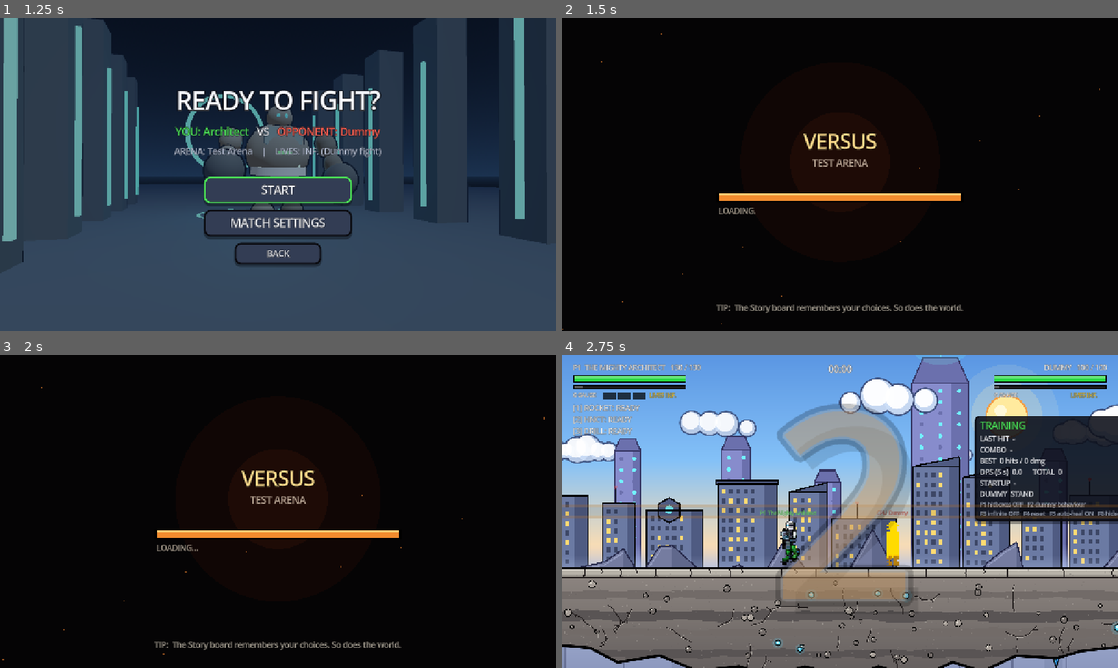
Above: before the commit, frames 1-4 (two rows, left to right).
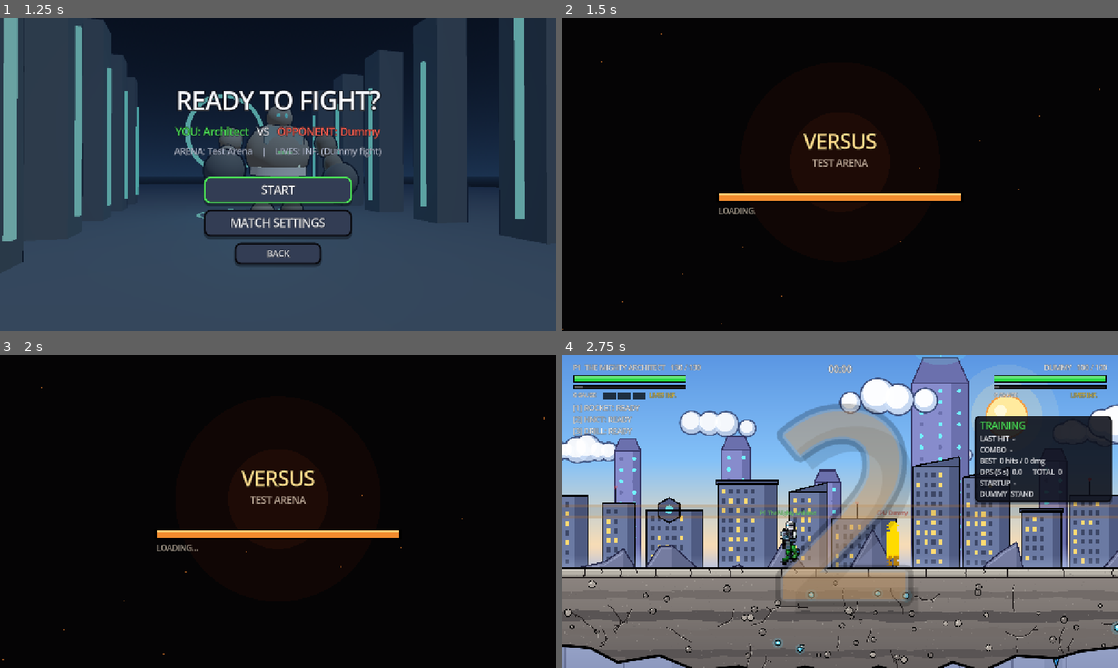
Above: after the commit, the same moments.

Repository: mahitoitadori2-dotcom/fighting-game
Game: Godot game, scene res://scenes/MainMenu.tscn
Two runs of this game, one before a commit and one after it. Both use one fixed random seed, a clock stepped at 60 frames per second and the inputs below.
Inputs:
- Up to frame 1 (1.25 s): click "PLAY" at 0.5 s
- Up to frame 2 (1.5 s): click "START" at 1.25 s
- Up to frame 3 (2 s): no input
- Up to frame 4 (2.75 s): click "START" at 2 s

Frame 1 is identical in both runs. In frame 2, 0.5% of the frame differs, in the area x 27-73%, y 91-95%; in frame 3, 0.5%; in frame 4, 1.9%, in the area x 74-100%, y 19-54%.

Commit message:
Pure game: removed in-game notes (move names + damage on character cards, how-to hints, loading-screen tips, tooltips, menu descriptions, 'ENEMY TEST' -> 'BOSSES'); auto-pause no longer errors when focus is lost during scene setup; phone test sound check; vault update

Diff:
--- a/scripts/GraphicsSettings.gd
+++ b/scripts/GraphicsSettings.gd
@@ -113,8 +113,15 @@
 	if what == NOTIFICATION_APPLICATION_FOCUS_OUT or what == NOTIFICATION_APPLICATION_PAUSED or what == NOTIFICATION_WM_WINDOW_FOCUS_OUT:
 		if TextEntry.just_asked():
 			return                                            # (Only the phone's text box took the focus)
-		if is_inside_tree() and not PauseMenu.is_open and not StoryManager.autoplay and PauseMenu.in_fight(get_tree()):
-			PauseMenu.toggle(get_tree())
+		# DEFERRED (2026-11-22): the focus can go away while a scene is being built ("Parent node is busy
+		# setting up children, add_child() failed") - open the menu at the end of the frame instead.
+		_auto_pause.call_deferred()
+
+
+func _auto_pause() -> void:
+	if is_inside_tree() and not PauseMenu.is_open and not StoryManager.autoplay and PauseMenu.in_fight(get_tree()) \
+			and get_tree().root.get_node_or_null("PauseMenu") == null:
+		PauseMenu.toggle(get_tree())
 
 
 static func load_settings() -> void:
--- a/scripts/codes/CodePanel.gd
+++ b/scripts/codes/CodePanel.gd
@@ -43,7 +43,7 @@
 	_title = UiStyle.label("SECRET CODE", 34, Color(1.0, 0.86, 0.4), 8)
 	col.add_child(_title)
 	_edit = LineEdit.new()
-	_edit.placeholder_text = "type a code..."
+	_edit.placeholder_text = ""
 	_edit.custom_minimum_size = Vector2(480, 60)
 	_edit.add_theme_font_size_override("font_size", 28)
 	_edit.alignment = HORIZONTAL_ALIGNMENT_CENTER
--- a/scripts/codes/RedConsole.gd
+++ b/scripts/codes/RedConsole.gd
@@ -134,7 +134,6 @@
 	TextEntry.hook(_edit, "XANXXE://>", _submit)                    # Web phones: the browser's own input
 	row.add_child(_edit)
 	say("XANXXE 1NT3GR1T13S :: RED CONSOLE")
-	say("type 'help' for the commands.  F12 / Esc = close")
 	_edit.grab_focus.call_deferred()
 	SoundManager.play_sfx("ui_confirm", -6.0)
 
@@ -195,7 +194,7 @@
 		cmd = whole
 		args = PackedStringArray()
 	if not COMMANDS.has(cmd):
-		say("  unknown command '%s'. type 'help'." % cmd)
+		say("  unknown command '%s'." % cmd)
 		SoundManager.play_sfx("ui_back", -6.0)
 		return
 	call(String(COMMANDS[cmd][0]), args)
--- a/scripts/debug/WebSoak.gd
+++ b/scripts/debug/WebSoak.gd
@@ -231,7 +231,9 @@
 			return
 		_ctl_target("CONSOLEFIELD", rc._edit)
 		await _wait_for(func() -> bool: return is_instance_valid(rc) and rc._log.get_parsed_text().contains("> " + cmd), 20.0)
-		await _w(0.5)
+		await _w(0.15)
+		print("MOBILE %s sounds playing: %s" % [cmd, ", ".join(_playing_sounds())])
+		await _w(0.35)
 		match cmd:
 			"#s001":
 				print("MOBILE #s001 black ghost=%s" % (me is ControlledFighter and (me as ControlledFighter).console_onslaught))
@@ -251,6 +253,16 @@
 			print("MOBILE rotor picture up=true")
 			print("MOBILE shot rotor")
 			await _w(3.0)
+
+
+## Names of the sound files playing right now (SoundManager's players), e.g. "console_gunshot".
+func _playing_sounds() -> PackedStringArray:
+	var out: PackedStringArray = []
+	for n in SoundManager.find_children("*", "AudioStreamPlayer", true, false):
+		var ap := n as AudioStreamPlayer
+		if ap.playing and ap.stream != null and ap.stream.resource_path != "":
+			out.append(ap.stream.resource_path.get_file().get_basename())
+	return out
 
 
 ## Rotor Mode on a phone: P1 is Rotor, the touch ATTACK button = Bite.
--- a/scripts/madness/MadnessBoard.gd
+++ b/scripts/madness/MadnessBoard.gd
@@ -37,7 +37,6 @@
 	add_child(col)
 	col.add_child(StoryModeSwitch.make(get_tree(), "madness"))
 	col.add_child(UiStyle.label("M A D N E S S", 46, Madness.RED_HI, 12))
-	col.add_child(UiStyle.label("Black and red. No names - only health. Every 10th level is harder.", 16, Color(0.85, 0.6, 0.55), 5))
 	# Hero picker
 	var hero_row := HBoxContainer.new()
 	hero_row.alignment = BoxContainer.ALIGNMENT_CENTER
--- a/scripts/replay/ReplayPlayer.gd
+++ b/scripts/replay/ReplayPlayer.gd
@@ -73,7 +73,7 @@
 			frame += 1
 	_bar.max_value = maxi(total(), 1)
 	_bar.value = frame
-	_lbl.text = "%s / %s   %s  x%s     [Space] pause  [1-3] speed  [<- ->] 5 s  [R] restart  [Esc] back" % [
+	_lbl.text = "%s / %s   %s  x%s" % [
 		StoryManager.time_text(frame / Replay.HZ), StoryManager.time_text(total() / Replay.HZ),
 		"PAUSED" if paused else ("END" if frame >= total() else "PLAYING"), str(speed)]
 
--- a/scripts/story/ExtensionMenu.gd
+++ b/scripts/story/ExtensionMenu.gd
@@ -38,8 +38,6 @@
 	col.add_theme_constant_override("separation", 10)
 	center.add_child(col)
 	col.add_child(UiStyle.label("BOSS EXTENSIONS", 40, Color(1.0, 0.75, 0.35), 10))
-	var sub := UiStyle.label("Beat a boss to open its extension: 2 enemy levels + 1 final boss.  Solo - pick your hero below.", 16, UiStyle.TEXT_DIM, 4)
-	col.add_child(sub)
 
 	for k in keys:
 		var e: Dictionary = StoryLevels.EXTENSIONS[k]
--- a/scripts/story/SkinCatalogue.gd
+++ b/scripts/story/SkinCatalogue.gd
@@ -34,7 +34,6 @@
 	col.add_theme_constant_override("separation", 14)
 	add_child(col)
 	col.add_child(UiStyle.label("STORY SKINS", 34, Color(1.0, 0.86, 0.5), 8))
-	col.add_child(UiStyle.label("What the Warrior and the Architect wear in Story Mode", 17, UiStyle.TEXT, 4))
 	var row := HBoxContainer.new()
 	row.size_flags_vertical = Control.SIZE_EXPAND_FILL
 	row.alignment = BoxContainer.ALIGNMENT_CENTER
--- a/scripts/story/StoryBoard.gd
+++ b/scripts/story/StoryBoard.gd
@@ -264,7 +264,6 @@
 	row.add_child(_ext_btn)
 	# Story DIFFICULTY (EASY / NORMAL / HARD): enemy HP + damage, cave speed. Saved.
 	_diff_btn = UiStyle.make_button("DIFFICULTY: NORMAL", Vector2(230, 56), 15)
-	_diff_btn.tooltip_text = "Difficulty: EASY = enemies 70% HP / 65% damage, HARD = 130% HP / 125% damage"
 	_diff_btn.pressed.connect(func() -> void:
 		StoryProgress.set_difficulty((StoryDifficulty.level() + 1) % 3)
 		SoundManager.play_sfx("count_tick")
--- a/scripts/story/StoryCutscene.gd
+++ b/scripts/story/StoryCutscene.gd
@@ -67,7 +67,7 @@
 	add_child(_painter)
 	_painter.draw.connect(_paint)
 	_hint = Label.new()                             # Tells you cutscenes can be skipped
-	_hint.text = "Press any button to skip"
+	_hint.text = ""
 	_hint.add_theme_font_size_override("font_size", 16)
 	_hint.add_theme_color_override("font_color", Color(1, 1, 1, 0.7))
 	_hint.add_theme_color_override("font_outline_color", Color(0, 0, 0))
--- a/scripts/story/dialogue/DialogueBox.gd
+++ b/scripts/story/dialogue/DialogueBox.gd
@@ -303,7 +303,7 @@
 		or Input.is_mouse_button_pressed(MOUSE_BUTTON_LEFT) or _touch_down
 	if not held or at_choice or PauseMenu.is_open or StoryManager.autoplay:
 		_hold = 0.0
-		_skip_lbl.text = "" if at_choice else "Hold to skip"
+		_skip_lbl.text = ""
 		return
 	_hold += delta
 	var k := clampf(_hold / HOLD_SKIP, 0.0, 1.0)
--- a/scripts/ui/AchievementsMenu.gd
+++ b/scripts/ui/AchievementsMenu.gd
@@ -85,7 +85,7 @@
 	var ic := VBoxContainer.new()
 	ic.add_theme_constant_override("separation", 2)
 	info.add_child(ic)
-	_info_name = UiStyle.label("Hover an achievement to see how to get it.", 22, UiStyle.TEXT, 6)
+	_info_name = UiStyle.label("", 22, UiStyle.TEXT, 6)
 	ic.add_child(_info_name)
 	_info_desc = UiStyle.label("", 16, UiStyle.TEXT_DIM, 4)
 	_info_desc.autowrap_mode = TextServer.AUTOWRAP_WORD_SMART
@@ -107,7 +107,6 @@
 		b.custom_minimum_size = Vector2(CARD, CARD)
 		b.focus_mode = Control.FOCUS_ALL
 		b.mouse_default_cursor_shape = Control.CURSOR_POINTING_HAND
-		b.tooltip_text = "%s\n%s" % [d["name"], d["desc"]]
 		var none := StyleBoxEmpty.new()
 		for st in ["normal", "pressed", "disabled"]:
 			b.add_theme_stylebox_override(st, none)
--- a/scripts/ui/BossRushMenu.gd
+++ b/scripts/ui/BossRushMenu.gd
@@ -20,9 +20,7 @@
 	col.add_child(UiStyle.label("BOSS RUSH", 64, Color(1.0, 0.55, 0.3), 14))
 	var bosses := BossRush.boss_levels()
 	var all := BossRush.boss_levels(false)
-	col.add_child(UiStyle.label("Every Story boss you have beaten, back to back.  %d of %d bosses unlocked." % [bosses.size(), all.size()], 18, UiStyle.TEXT_DIM, 6))
-	col.add_child(UiStyle.label("Your best run comes back as a see-through GHOST to race against.", 16, Color(0.6, 0.85, 1.0), 5))
-	col.add_child(UiStyle.label("HP carries over (+%d%% between bosses)   |   %d flasks for the whole run   |   no cutscenes" % [int(BossRush.BREATHER_HEAL * 100.0), BossRush.RUSH_FLASKS], 16, UiStyle.TEXT_DIM, 5))
+	col.add_child(UiStyle.label("%d / %d BOSSES" % [bosses.size(), all.size()], 18, UiStyle.TEXT_DIM, 6))
 	var split := HBoxContainer.new()
 	split.alignment = BoxContainer.ALIGNMENT_CENTER
 	split.add_theme_constant_override("separation", 40)
--- a/scripts/ui/CharacterCard.gd
+++ b/scripts/ui/CharacterCard.gd
@@ -36,7 +36,6 @@
 	focus_mode = Control.FOCUS_ALL if _selectable else Control.FOCUS_NONE
 	if _selectable:
 		mouse_default_cursor_shape = Control.CURSOR_POINTING_HAND
-		tooltip_text = ("Click: fight %s (boss)" % entry["name"]) if entry.get("enemy", false) else ("Left click: play as %s\nRight click: fight against %s" % [entry["name"], entry["name"]])
 
 	_style_normal = UiStyle.box(UiStyle.PANEL, UiStyle.INK, 5, 18, 16.0)
 	_style_hover = UiStyle.box(UiStyle.PANEL_LIGHT, UiStyle.INK, 5, 18, 16.0)
@@ -72,14 +71,6 @@
 	_badge = UiStyle.label("", 16, UiStyle.TEXT_DIM, 5)
 	v.add_child(_badge)
 
-	# --- Moves list ---
-	var moves := VBoxContainer.new()
-	moves.add_theme_constant_override("separation", 7)
-	moves.mouse_filter = Control.MOUSE_FILTER_IGNORE
-	v.add_child(moves)
-	for m in entry.get("moves", []):
-		moves.add_child(_move_row(m))
-
 	if not _selectable:
 		modulate = Color(0.55, 0.55, 0.6)
 		_badge.text = "LOCKED"
@@ -128,40 +119,17 @@
 	SoundManager.play_sfx("ui_confirm", -8.0, 0.02)
 
 
-func _move_row(m: Dictionary) -> Control:
-	var row := VBoxContainer.new()
-	row.add_theme_constant_override("separation", 0)
-	row.mouse_filter = Control.MOUSE_FILTER_IGNORE
-
-	var top := HBoxContainer.new()
-	top.mouse_filter = Control.MOUSE_FILTER_IGNORE
-	var name_label := UiStyle.label(m.get("name", ""), 18, UiStyle.TEXT, 5)
-	name_label.horizontal_alignment = HORIZONTAL_ALIGNMENT_LEFT
-	name_label.size_flags_horizontal = Control.SIZE_EXPAND_FILL
-	top.add_child(name_label)
-	var key := String(m.get("key", ""))
-	if key != "":
-		top.add_child(UiStyle.label("[%s]" % key, 15, _accent, 5))
-	row.add_child(top)
-
-	var info := UiStyle.label(m.get("info", ""), 14, UiStyle.TEXT_DIM, 4)
-	info.horizontal_alignment = HORIZONTAL_ALIGNMENT_LEFT
-	info.autowrap_mode = TextServer.AUTOWRAP_WORD_SMART
-	row.add_child(info)
-	return row
-
-
 func set_selection(is_you: bool, is_opp: bool) -> void:
 	if (is_you and not _is_you) or (is_opp and not _is_opp):
 		_pop()
 	_is_you = is_you
 	_is_opp = is_opp
 	if _selectable and _entry.get("enemy", false):
-		_badge.text = "OPPONENT (BOSS)" if is_opp else "BOSS - click to fight"
+		_badge.text = "OPPONENT" if is_opp else "BOSS"
 		_badge.add_theme_color_override("font_color", OPP_COLOR if is_opp else Color(0.45, 0.70, 1.0))
 	elif _selectable:
 		if is_you and is_opp:
-			_badge.text = "YOU + OPPONENT (mirror match)"
+			_badge.text = "YOU + OPPONENT"
 			_badge.add_theme_color_override("font_color", BOTH_COLOR)
 		elif is_you:
 			_badge.text = "YOU"
--- a/scripts/ui/CharacterSelect.gd
+++ b/scripts/ui/CharacterSelect.gd
@@ -54,14 +54,6 @@
 	spacer.custom_minimum_size = Vector2(150, 0)
 	header.add_child(spacer)
 
-	# Instructions
-	var how := HBoxContainer.new()
-	how.alignment = BoxContainer.ALIGNMENT_CENTER
-	how.add_theme_constant_override("separation", 30)
-	how.add_child(UiStyle.label("LEFT CLICK / TAP / (A) = YOU", 18, CharacterCard.YOU_COLOR, 6))
-	how.add_child(UiStyle.label("RIGHT CLICK / HOLD / (Y) = OPPONENT", 18, CharacterCard.OPP_COLOR, 6))
-	col.add_child(how)
-
 	# Selection bar: YOU / OPPONENT / clear
 	var sel := HBoxContainer.new()
 	sel.alignment = BoxContainer.ALIGNMENT_CENTER
@@ -73,7 +65,6 @@
 	_opp_label = UiStyle.label("", 24, CharacterCard.OPP_COLOR, 8)
 	sel.add_child(_opp_label)
 	var clear := UiStyle.make_button("FIGHT DUMMY", Vector2(170, 40), 16)
-	clear.tooltip_text = "Clear the opponent: you will face the training Dummy"
 	clear.pressed.connect(_clear_opponent)
 	sel.add_child(clear)
 
@@ -100,9 +91,8 @@
 	_grid.add_theme_constant_override("v_separation", GRID_GAP)
 	center.add_child(_grid)
 
-	# ENEMY TEST: PvE enemies / bosses (opponent only)
-	sections.add_child(UiStyle.label("ENEMY TEST  -  PvE BOSSES", 30, Color(0.45, 0.70, 1.0), 8))
-	sections.add_child(UiStyle.label("Click an enemy to fight it (enemies can only be the OPPONENT)", 15, UiStyle.TEXT_DIM, 5))
+	# Enemies / bosses (opponent only)
+	sections.add_child(UiStyle.label("BOSSES", 30, Color(0.45, 0.70, 1.0), 8))
 	# Quick-pick list: any playable character vs ANY enemy, one tap
 	var pick := HFlowContainer.new()
 	pick.alignment = FlowContainer.ALIGNMENT_CENTER
@@ -124,7 +114,6 @@
 	_enemy_grid.add_theme_constant_override("v_separation", GRID_GAP)
 	ecenter.add_child(_enemy_grid)
 
-	col.add_child(UiStyle.label("Right-click the opponent again (or FIGHT DUMMY) to face the Dummy     |     Esc = back", 15, UiStyle.TEXT_DIM, 6))
 
 
 func _populate() -> void:
--- a/scripts/ui/FpsCounter.gd
+++ b/scripts/ui/FpsCounter.gd
@@ -35,10 +35,10 @@
 	var ms := Performance.get_monitor(Performance.TIME_PROCESS) * 1000.0
 	var col := Color(0.4, 1.0, 0.45) if fps >= 58 else (Color(1.0, 0.85, 0.3) if fps >= 45 else Color(1.0, 0.35, 0.3))
 	_label.add_theme_color_override("font_color", col)
-	_label.text = "FPS %d  (%.1f ms)\nnodes %d   particles %d / %d   pooled %d  (reused %d / new %d)\nF4 = +%d test projectiles" % [
+	_label.text = "FPS %d  (%.1f ms)\nnodes %d   particles %d / %d   pooled %d  (reused %d / new %d)" % [
 		fps, ms, int(Performance.get_monitor(Performance.OBJECT_NODE_COUNT)),
 		OptimizationManager.live_particles, OptimizationManager.MAX_PARTICLES,
-		OptimizationManager.pooled_count(), OptimizationManager.reused, OptimizationManager.created, STRESS_COUNT]
+		OptimizationManager.pooled_count(), OptimizationManager.reused, OptimizationManager.created]
 
 
 func _unhandled_input(event: InputEvent) -> void:
--- a/scripts/ui/LoadingScreen.gd
+++ b/scripts/ui/LoadingScreen.gd
@@ -166,5 +166,3 @@
 	var dots := ".".repeat(1 + int(_t * 3.0) % 3)
 	c.draw_string(font, Vector2(bar.position.x, bar.end.y + 30.0), "LOADING" + dots, HORIZONTAL_ALIGNMENT_LEFT, -1, 18, Color(0.85, 0.80, 0.72, 0.85 * a))
 	# The tip
-	var tw := font.get_string_size("TIP:  " + _tip, HORIZONTAL_ALIGNMENT_LEFT, -1, 18).x
-	c.draw_string(font, Vector2(mid.x - tw * 0.5, sz.y - 46.0), "TIP:  " + _tip, HORIZONTAL_ALIGNMENT_LEFT, -1, 18, Color(0.75, 0.72, 0.66, 0.9 * a))
--- a/scripts/ui/MapCatalogue.gd
+++ b/scripts/ui/MapCatalogue.gd
@@ -42,9 +42,6 @@
 	var count := UiStyle.label("%d MAPS" % MapCatalog.entries().size(), 18, UiStyle.TEXT_DIM, 4)
 	count.custom_minimum_size = Vector2(150, 0)
 	header.add_child(count)
-	var sub := UiStyle.label("Every map from Versus and Story Mode (Colosseums 1-5). Click a map to see it - and fight on it.", 16, UiStyle.TEXT_DIM, 4)
-	sub.autowrap_mode = TextServer.AUTOWRAP_WORD_SMART
-	col.add_child(sub)
 
 	var scroll := ScrollContainer.new()
 	scroll.size_flags_vertical = Control.SIZE_EXPAND_FILL
--- a/scripts/ui/MatchSettings.gd
+++ b/scripts/ui/MatchSettings.gd
@@ -272,10 +272,6 @@
 		rows.add_child(_toggle_row("Fullscreen  (F11)" if not OS.has_feature("web") else "Fullscreen", "full", func(on: bool) -> void:
 			QoL.set_fullscreen(on)
 			_refresh()))
-	var note := UiStyle.label("Your fighter, opponent and arena are remembered for next time.", 14, UiStyle.TEXT_DIM, 4)
-	note.horizontal_alignment = HORIZONTAL_ALIGNMENT_LEFT
-	note.autowrap_mode = TextServer.AUTOWRAP_WORD_SMART
-	rows.add_child(note)
 
 
 func _toggle_row(text: String, which: String, on_toggle: Callable) -> Control:
@@ -480,8 +476,6 @@
 	reset.size_flags_horizontal = Control.SIZE_SHRINK_CENTER
 	reset.pressed.connect(_on_reset)
 	_sandbox_box.add_child(reset)
-	var note := UiStyle.label("Applies to BOTH players and the CPU.", 14, UiStyle.TEXT_DIM, 4)
-	_sandbox_box.add_child(note)
 
 
 # ----- Widgets -----
@@ -581,7 +575,7 @@
 			var fs := DisplayServer.window_get_mode() == DisplayServer.WINDOW_MODE_FULLSCREEN
 			_full_toggle.set_pressed_no_signal(fs)
 			_full_toggle.text = "ON" if fs else "OFF"
-		_summary.text = "Graphics, comfort, controls and sound for this device.  (Lives, Enemy Lives and Sandbox are in MATCH SETTINGS before a fight.)"
+		_summary.text = ""
 		return
 	_values["lives"].text = str(lives)
 	_values["enemy_lives"].text = str(enemy_lives)
--- a/scripts/ui/PauseMenu.gd
+++ b/scripts/ui/PauseMenu.gd
@@ -186,8 +186,6 @@
 func _build_moves() -> void:
 	var e := _my_entry()
 	_moves_box.add_child(UiStyle.label("MOVES  -  %s" % String(e.get("name", "?")).to_upper(), 26, Color(1.0, 0.86, 0.5), 8))
-	if STORY_SCENES.has(get_tree().current_scene.scene_file_path):
-		_moves_box.add_child(UiStyle.label("(Versus numbers - Story makes your hero a little stronger)", 13, Color(0.8, 0.78, 0.72), 3))
 	var scroll := ScrollContainer.new()
 	scroll.custom_minimum_size = Vector2(430, 330)
 	scroll.horizontal_scroll_mode = ScrollContainer.SCROLL_MODE_DISABLED
@@ -236,7 +234,6 @@
 # ----- CONTROLS (the same keys as Settings > CONTROLS; a change is saved) -----
 func _build_controls() -> void:
 	_ctl_box.add_child(UiStyle.label("CONTROLS", 30, Color(1.0, 0.86, 0.5), 8))
-	_ctl_box.add_child(UiStyle.label("Click a key, then press the new key or mouse button.", 14, Color(0.8, 0.78, 0.72), 3))
 	for a in KeyBindings.ACTIONS:
 		var r := HBoxContainer.new()
 		r.add_theme_constant_override("separation", 10)
@@ -358,8 +355,8 @@
 
 func _ask(what: String) -> void:
 	_confirm = what
-	_restart_btn.text = "SURE? PRESS AGAIN TO RESTART" if what == "restart" else "RESTART"
-	_quit_btn.text = "SURE? PRESS AGAIN TO QUIT" if what == "quit" else _quit_text()
+	_restart_btn.text = "RESTART?" if what == "restart" else "RESTART"
+	_quit_btn.text = "QUIT?" if what == "quit" else _quit_text()
 
 
 ## Leave the fight: scene = "" restarts it, otherwise that scene opens. The calls go to the
--- a/scripts/ui/ReplaysMenu.gd
+++ b/scripts/ui/ReplaysMenu.gd
@@ -18,7 +18,6 @@
 	col.add_theme_constant_override("separation", 10)
 	add_child(col)
 	col.add_child(UiStyle.label("REPLAYS", 60, UiStyle.ACCENT_BLUE, 12))
-	col.add_child(UiStyle.label("Save a replay from the winner screen after a Versus fight.", 17, UiStyle.TEXT_DIM, 5))
 	var scroll := ScrollContainer.new()
 	scroll.size_flags_vertical = Control.SIZE_EXPAND_FILL
 	scroll.horizontal_scroll_mode = ScrollContainer.SCROLL_MODE_DISABLED
--- a/scripts/ui/TextEntry.gd
+++ b/scripts/ui/TextEntry.gd
@@ -37,7 +37,7 @@
 	if not use_prompt():
 		return
 	edit.editable = false                                    # (So Godot does not try its own keyboard)
-	edit.placeholder_text = "tap here to type"
+	edit.placeholder_text = ""
 	edit.gui_input.connect(func(ev: InputEvent) -> void:
 		var tap := (ev is InputEventMouseButton and (ev as InputEventMouseButton).pressed) or (ev is InputEventScreenTouch and (ev as InputEventScreenTouch).pressed)
 		if not tap:
--- a/scripts/ui/TouchControls.gd
+++ b/scripts/ui/TouchControls.gd
@@ -176,8 +176,6 @@
 			CombatManager.quit_to_menu(get_tree())
 		else:
 			_menu_tap_time = now
-			if _player != null:
-				Effects.popup(_player, _player.global_position + Vector2(0, -190), "TAP AGAIN FOR MENU", Color(1, 1, 1), 18)
 		return
 	Input.action_press(b["action"])
 
--- a/scripts/ui/TrainingMode.gd
+++ b/scripts/ui/TrainingMode.gd
@@ -57,6 +57,7 @@
 	_lbl.horizontal_alignment = HORIZONTAL_ALIGNMENT_LEFT
 	v.add_child(_lbl)
 	_keys = UiStyle.label("", 13, UiStyle.TEXT_DIM, 4)
+	_keys.visible = false                                  # (No key list on screen; the F-keys still work)
 	_keys.horizontal_alignment = HORIZONTAL_ALIGNMENT_LEFT
 	v.add_child(_keys)
 
Not shown, changed: vault/Recap.md
Not shown, changed: vault/SUMMARY.md
Not shown, changed: vault/Todo.md
